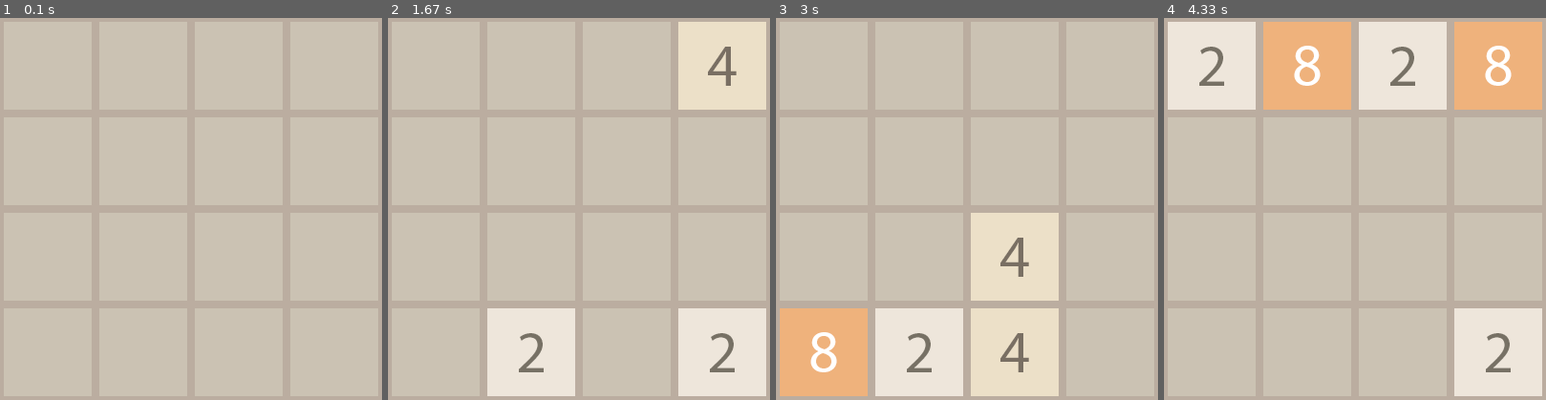
Above: before the commit, frames 1-4 (left to right).
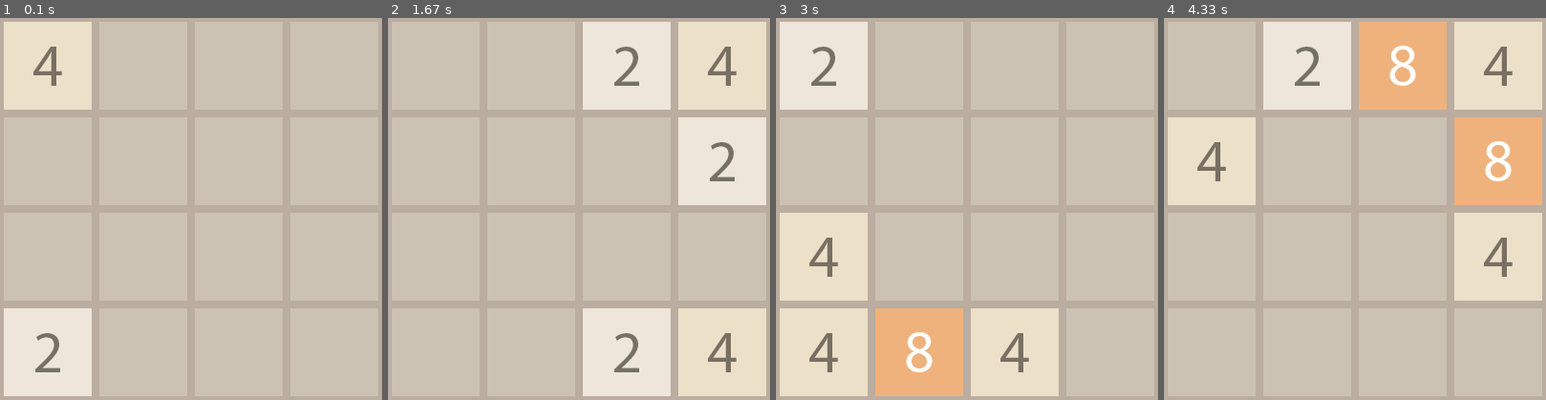
Above: after the commit, the same moments.

Repository: Marufenko/2048_on_pygame
Game: pygame game, started from main.py
The game is run twice, just before and just after one commit, with the same random seed, the same clock (stepped at 60 frames per second) and the same inputs.
Inputs:
- Up to frame 1 (0.1 s): no input
- Up to frame 2 (1.67 s): hold Right 0.33-0.8 s; hold Up 0.83-1.13 s; hold Right 1.17-1.63 s
- Up to frame 3 (3 s): hold Left 1.67-2.2 s; hold Down 2.23-2.53 s; hold Left 2.57-2.97 s
- Up to frame 4 (4.33 s): hold Up 3-3.37 s; hold Right 3.4-4.03 s; hold Down from 4.07 s (still down)

The runs differ from the first frame. In frame 1, 10% of the frame differs, in the area x 1-24%, y 1-99%; in frame 2, 21%; in frame 3, 26%; in frame 4, 42%, in the area x 1-99%, y 1-99%.

Commit message:
generate first two values on the start

Diff:
--- a/main.py
+++ b/main.py
@@ -21,6 +21,9 @@
                   [0, 0, 0, 0],
                   [0, 0, 0, 0],
                   [0, 0, 0, 0]]
+    # generate first two values on the start
+    generate_new_value(data_array)
+    generate_new_value(data_array)
 
     # draw cells
     entities = pygame.sprite.Group()
@@ -62,12 +65,7 @@
             if down:
                 data_array = down_turn(data_array)
 
-            new_value = generate_input_value()  # generate 2 or 4 Int randomly
-            x_coor, y_coor = generate_coordinates_for_input(data_array)  # coordinated for new value
-            try:
-                data_array[x_coor][y_coor] = new_value
-            except IndexError:
-                pass  # no new value in case there is no empty cell
+            generate_new_value(data_array)
 
             x = y = 0
             for i in range(4):
@@ -103,6 +101,15 @@
     else:
         result = [5, 5]  # random out or range index
     return result
+
+
+def generate_new_value(data_array):
+    new_value = generate_input_value()  # generate 2 or 4 Int randomly
+    x_coor, y_coor = generate_coordinates_for_input(data_array)  # coordinated for new value
+    try:
+        data_array[x_coor][y_coor] = new_value
+    except IndexError:
+        pass  # no new value in case there is no empty cell
 
 
 def left_turn(data_array):
